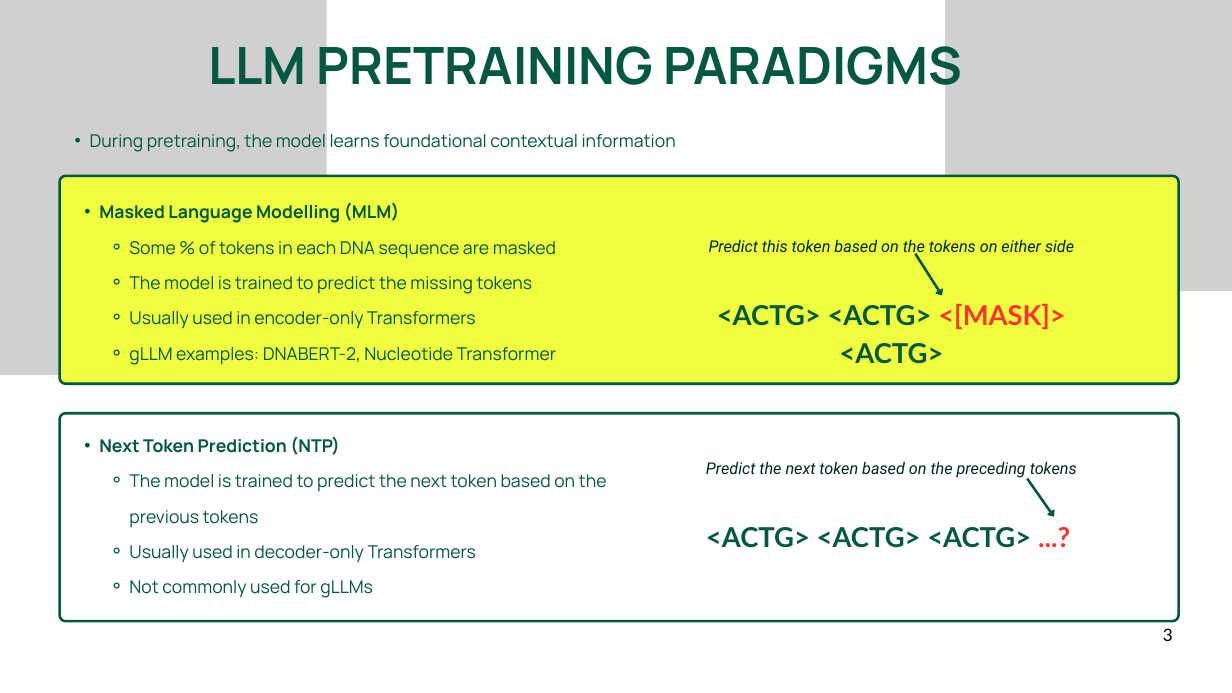
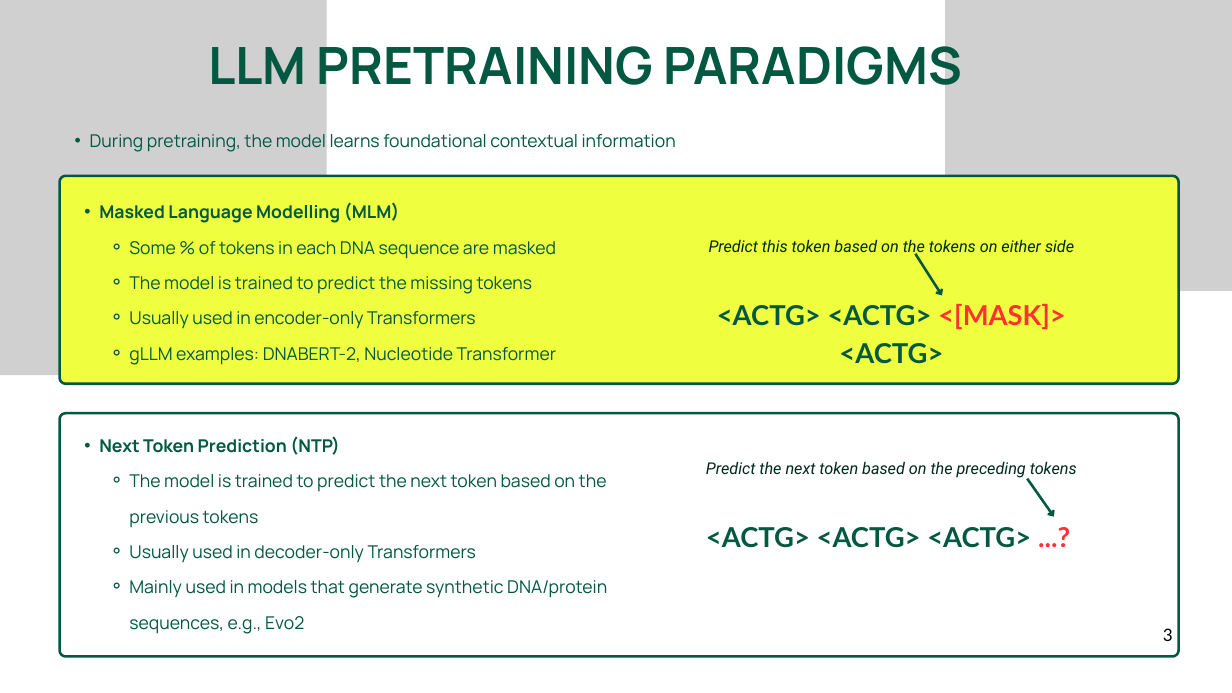
Before and after one commit to manyan-huang/genomic-llms-in-practice, a slide deck: slide 3 of Lectures/2_Training_gLLMs.pptx. Drawn at 1232x693 pixels with LibreOffice and Linux fonts; fonts in the diff are those of the drawing; grey boxes stand for pictures. Boxes give left, top, right and bottom in pixels: in the first picture for what was removed or moved away, otherwise in the second. Text is boxed around its words. In the diff, an @@ line names an element or a change of style, - is before the commit and + after.

```diff
--- a/Lectures/2_Training_gLLMs.pptx
+++ b/Lectures/2_Training_gLLMs.pptx
@@ freeform shape: place and size @@
-freeform shape at box(60, 413, 1179, 622)
+freeform shape at box(60, 413, 1179, 657)
@@ text at box(129, 580, 607, 634): text changed @@
-    ⚬ Not commonly used for gLLMs
+    ⚬ Mainly used in models that generate synthetic DNA/protein sequences, e.g., Evo2
```
Also in this commit, not shown: 2 other slides changed, 3 slides added, 1 slide removed.
